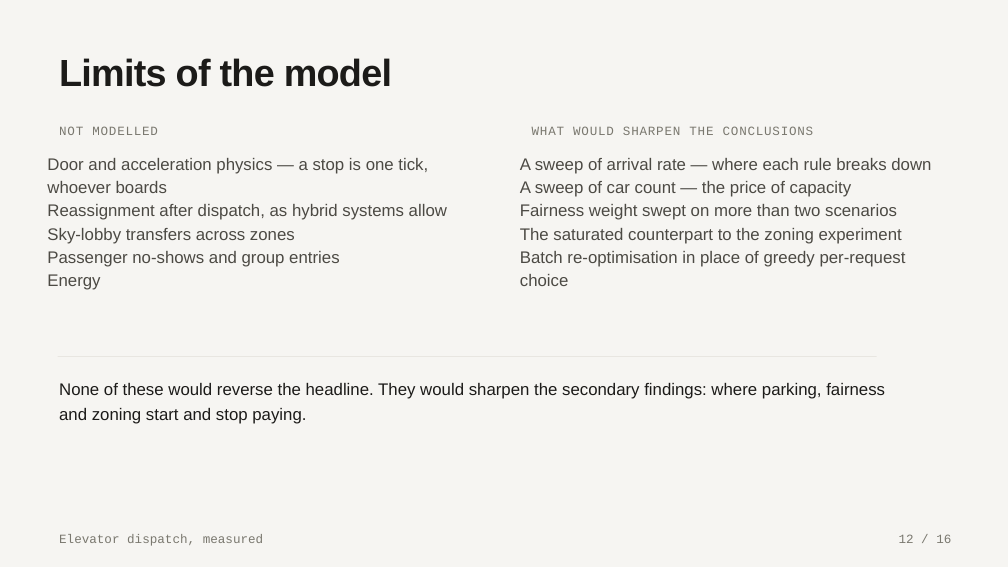
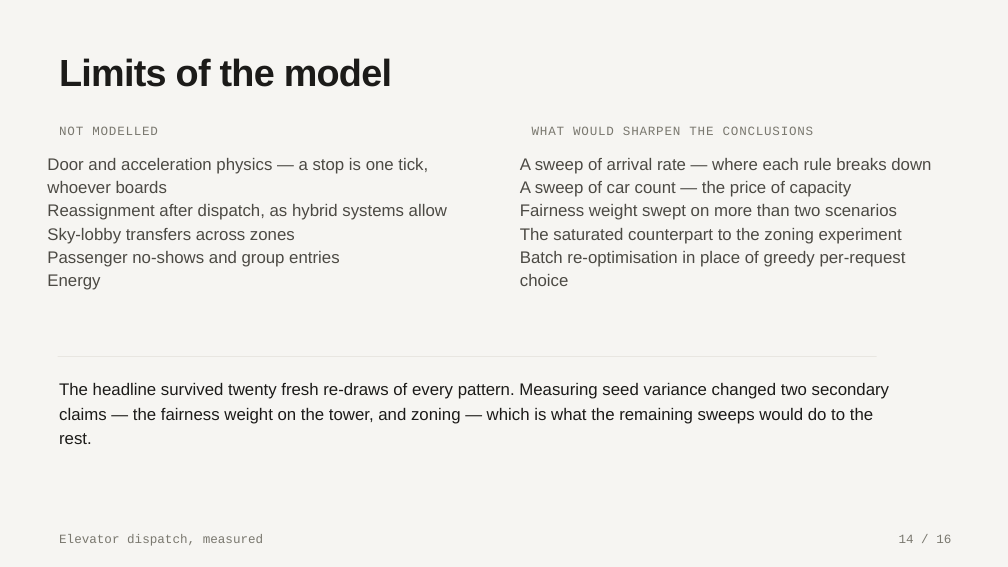
Before and after one commit to samuelgregorovic/elevator-dispatch-sim, a slide deck: slide 14 of docs/presentation/elevator-dispatch.pptx (slide 12 before the commit). Drawn at 1008x567 pixels with LibreOffice and Linux fonts; fonts in the diff are those of the drawing. Boxes give left, top, right and bottom in pixels: in the first picture for what was removed or moved away, otherwise in the second. Text is boxed around its words. In the diff, an @@ line names an element or a change of style, - is before the commit and + after.

```diff
--- a/docs/presentation/elevator-dispatch.pptx
+++ b/docs/presentation/elevator-dispatch.pptx
@@ text at [59, 383, 889, 424]: text changed @@
-None of these would reverse the headline. They would sharpen the secondary findings: where parking, fairness and zoning start and stop paying.
+The headline survived twenty fresh re-draws of every pattern. Measuring seed variance changed two secondary claims — the fairness weight on the tower, and zoning — which is what the remaining sweeps would do to the rest.
@@ text at [899, 534, 951, 543]: text changed @@
-12 / 16
+14 / 16
```
Also in this commit, not shown: 9 other slides changed, 1 slide added, 1 slide removed, 22 other files.
